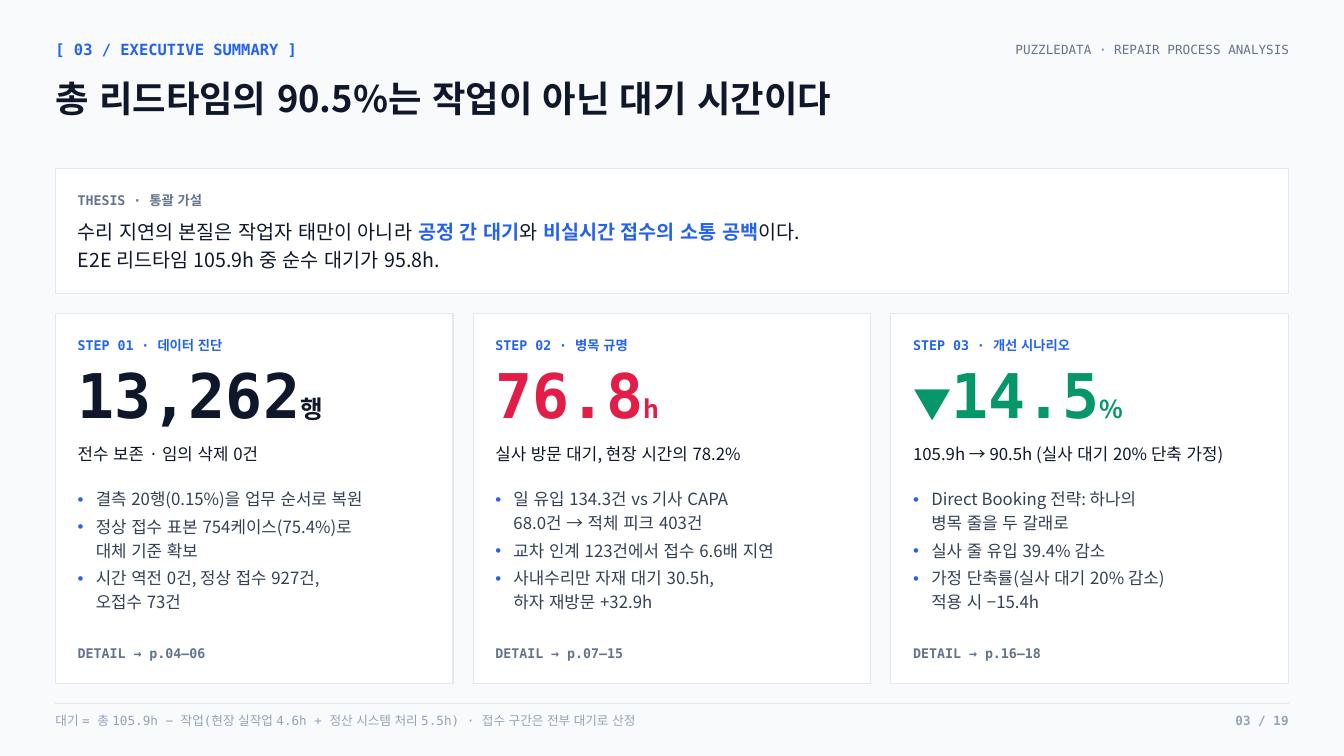
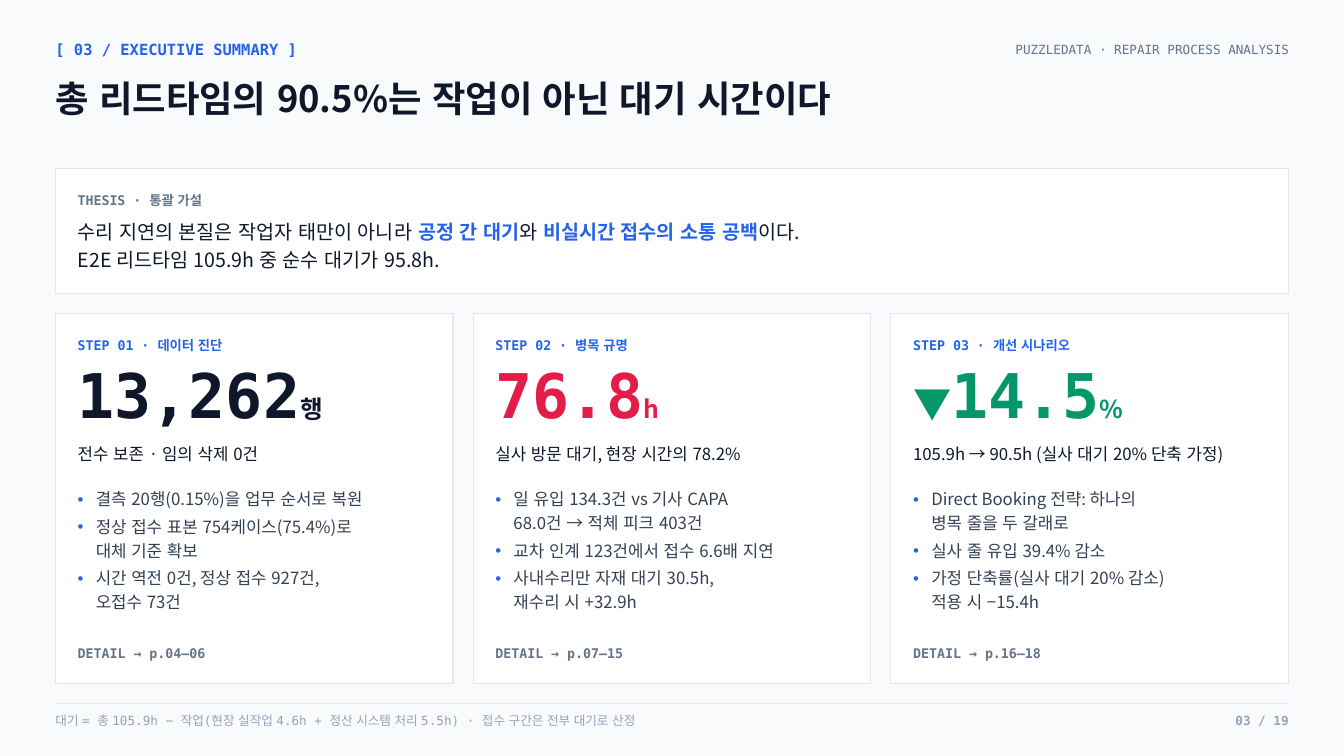
Before and after one commit to nus1245/puzzle_data, a slide deck: slide 3 of outputs/pptx/puzzledata_repair_report.pptx. Drawn at 1344x756 pixels with LibreOffice and Linux fonts; fonts in the diff are those of the drawing. Boxes give left, top, right and bottom in pixels: in the first picture for what was removed or moved away, otherwise in the second. Text is boxed around its words. In the diff, an @@ line names an element or a change of style, - is before the commit and + after.

```diff
--- a/outputs/pptx/puzzledata_repair_report.pptx
+++ b/outputs/pptx/puzzledata_repair_report.pptx
@@ text at [513, 570, 714, 610]: text changed @@
-• 사내수리만 자재 대기 30.5h,
-  하자 재방문 +32.9h
+• 사내수리만 자재 대기 30.5h,
+  재수리 시 +32.9h
```
Also in this commit, not shown: 1 other slide changed, 5 other files.
